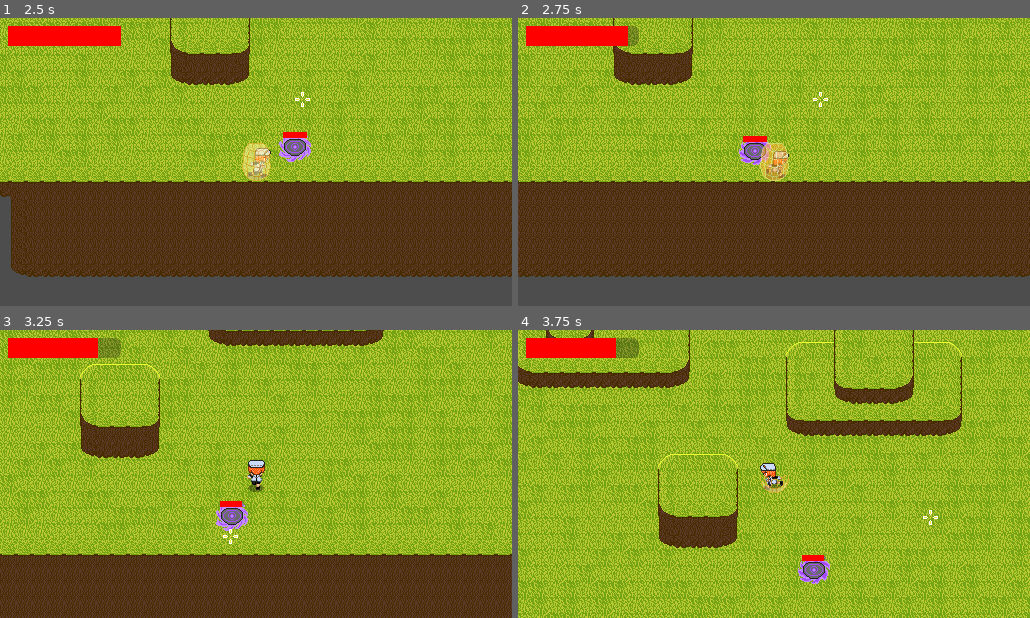
Above: before the commit, frames 1-4 (two rows, left to right).
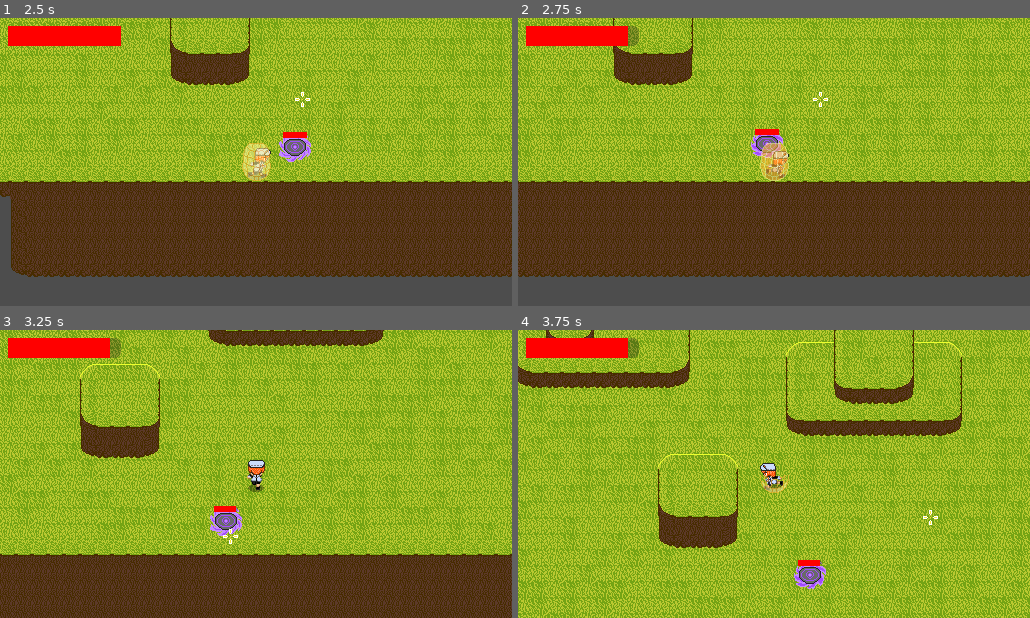
Above: after the commit, the same moments.

Repository: NiroJr/TheHerosFall
Game: Godot game, scene res://Scenes/main.tscn
Same seed, same stepped clock (60 frames per second), same inputs: the game is played once before the commit and once after it.
Inputs (mouse positions are in pixels of both pictures, inside the frame that each line leads up to):
- Up to frame 1 (2.5 s): move the mouse to (368, 147) at 0.52 s; hold D (Right) 0.53-1.28 s; tap E (Parry) at 0.6, 1.55, 2.1 s; click (368, 147) at 0.67 s; move the mouse to (153, 176) at 1.27 s; hold S (Down) 1.28-2.03 s; tap Q (Dash) at 1.35 s; move the mouse to (307, 98) at 2.02 s; hold D (Right) from 2.03 s (still down)
- Up to frame 2 (2.75 s): keep holding D (Right)
- Up to frame 3 (3.25 s): move the mouse to (230, 531) at 2.77 s; release D (Right) at 2.78 s; hold W (Up) from 2.78 s (still down); tap X (sword_swing) at 2.85 s; click (230, 531) at 2.92 s; tap E (Parry) at 3.05 s
- Up to frame 4 (3.75 s): move the mouse to (927, 517) at 3.52 s; release W (Up) at 3.53 s; hold A (Left) from 3.53 s (still down); tap E (Parry) at 3.6 s

Frame 1 is identical in both runs. In frame 2, 0.7% of the frame differs, in the area x 43-52%, y 38-52%; in frame 3, 0.7%, in the area x 19-49%, y 2-72%; in frame 4, 0.7%.

Commit message:
Dash+turret bug fixes

Diff:
--- a/Scenes/player.tscn
+++ b/Scenes/player.tscn
@@ -312,7 +312,6 @@
 shape = SubResource("RectangleShape2D_it0lf")
 
 [node name="CollisionShape2D" type="CollisionShape2D" parent="." unique_id=396957255]
-visible = false
 position = Vector2(0, 14)
 scale = Vector2(0.5, 0.5)
 shape = SubResource("RectangleShape2D_i5tie")
@@ -322,6 +321,7 @@
 animation = &"downRight_idle"
 
 [node name="SwordSwing" type="Node2D" parent="." unique_id=794402511]
+visible = false
 z_index = 10
 z_as_relative = false
 
--- a/Scripts/basic_enemy.gd
+++ b/Scripts/basic_enemy.gd
@@ -55,7 +55,7 @@
 	if(health <= 0):
 		queue_free()
 	#knockback on attacks
-	knockback = -direction * 160
+	knockback = -direction * 240
 
 
 
--- a/Scripts/player.gd
+++ b/Scripts/player.gd
@@ -144,10 +144,10 @@
 	dash_dir = Vector2.RIGHT.rotated(facing_angle)
 	attack_dash_dist = dist
 	attack_dash_dur = speed
-	$HitBox/CollisionShape2D.process_mode = PROCESS_MODE_DISABLED
+	$HitBox.process_mode = PROCESS_MODE_DISABLED if !is_swinging else PROCESS_MODE_PAUSABLE
 	await get_tree().create_timer(speed).timeout
+	$HitBox.process_mode = Node.PROCESS_MODE_PAUSABLE
 	is_dashing = false
-	$HitBox/CollisionShape2D.process_mode = Node.PROCESS_MODE_INHERIT
 	if(!is_swinging):
 		self.process_mode = Node.PROCESS_MODE_DISABLED
 
--- a/Scripts/projectile.gd
+++ b/Scripts/projectile.gd
@@ -44,7 +44,6 @@
 			collide.take_damage(1)
 			queue_free()
 		elif(area.is_in_group("Parry")):
-			print("area:", area)
 			dir = dir + PI
 			global_rotation = global_rotation+ PI
 			self.enemy_projectile = false
--- a/Scripts/turret_enemy.gd
+++ b/Scripts/turret_enemy.gd
@@ -51,7 +51,8 @@
 		player = body
 
 func _outOfRange(body: Area2D) -> void:
-	if(body == player):
+	var to_player: Vector2 = world_offset_to(body.get_parent())
+	if(body == player && to_player.length() > 6*13.04):
 		player = null
 		line_of_sight = false
 
@@ -99,6 +100,8 @@
 func _on_hit_box_area_entered(area: Area2D) -> void:
 	if get_tree().get_first_node_in_group("player").elevation != elevation:
 		return
+	if(player == null):
+		return
 	player.get_parent().enemies_hit.append(self)
 	if area.is_in_group("Combo1"):
 		take_damage(10)
